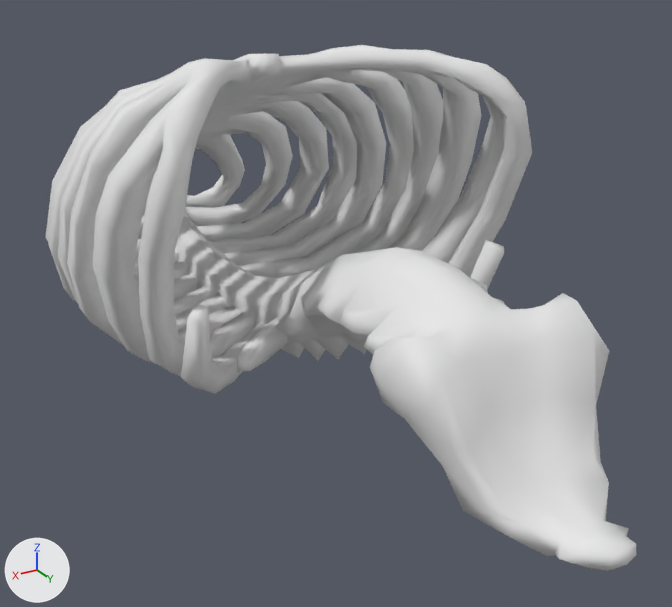
The glTF model apps/world-studio/public/kits/settlement-root-v1/parts/vanilla_clutter_bones_humanribcage-06796cd8.glb, before and after one commit.
Camera for both pictures: a 50 mm lens placed at (0.357, 0.702, 0.254), pointed at (-0.031, 0.055, -0.07). The axes (+X, +Y, +Z) are drawn at lower left. The lights are the same throughout. The older version comes first. Objects named as collision shapes, trigger or cutter boxes, shadow casters or lower levels of detail are left out. Where no turn or scale is listed for an object, it has been applied to the vertices.

The older version as bpy lines, for what is in view:
```python
me_mesh_0 = bpy.data.meshes.new('Mesh_0')
me_mesh_0.from_pydata(...)  # 1384 vertices, 2704 faces; spans x -0.185..0.185, y -0.423..0.423, z -0.147..0.147
me_mesh_0.materials.append(mat_ribcage_0_mat)  # its picture is missing
ob_es_ribcage_0 = bpy.data.objects.new('es|Ribcage:0', me_mesh_0)
ob_es_ribcage_0.location = (0.0, 0.0, 0.0)
```
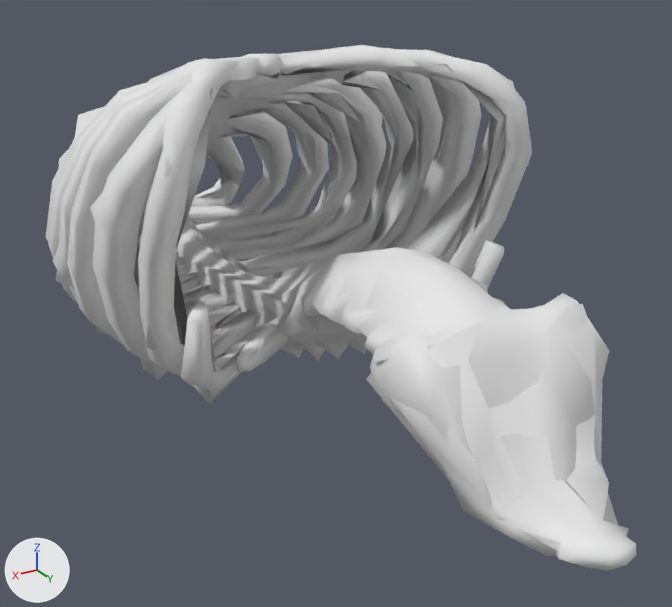
Where the change shows, as pixel boxes [x1, y1, x2, y2] in the pictures (672 x 607 px):
'es|Ribcage:0__lod1', added
    after: [53, 48, 625, 565]

The change, as a list of edits to the scene's bpy script:
```text
Add me_mesh_1:
    me_mesh_1.from_pydata(...)  # 745 vertices, 946 faces; spans x -0.186..0.187, y -0.423..0.424, z -0.14..0.148
    me_mesh_1.materials.append(mat_ribcage_0_mat)  # its picture is missing
Add ob_es_ribcage_0__lod1:
    ob_es_ribcage_0__lod1 = bpy.data.objects.new('es|Ribcage:0__lod1', me_mesh_1)
    ob_es_ribcage_0__lod1.location = (0.0, 0.0, 0.0)
```
